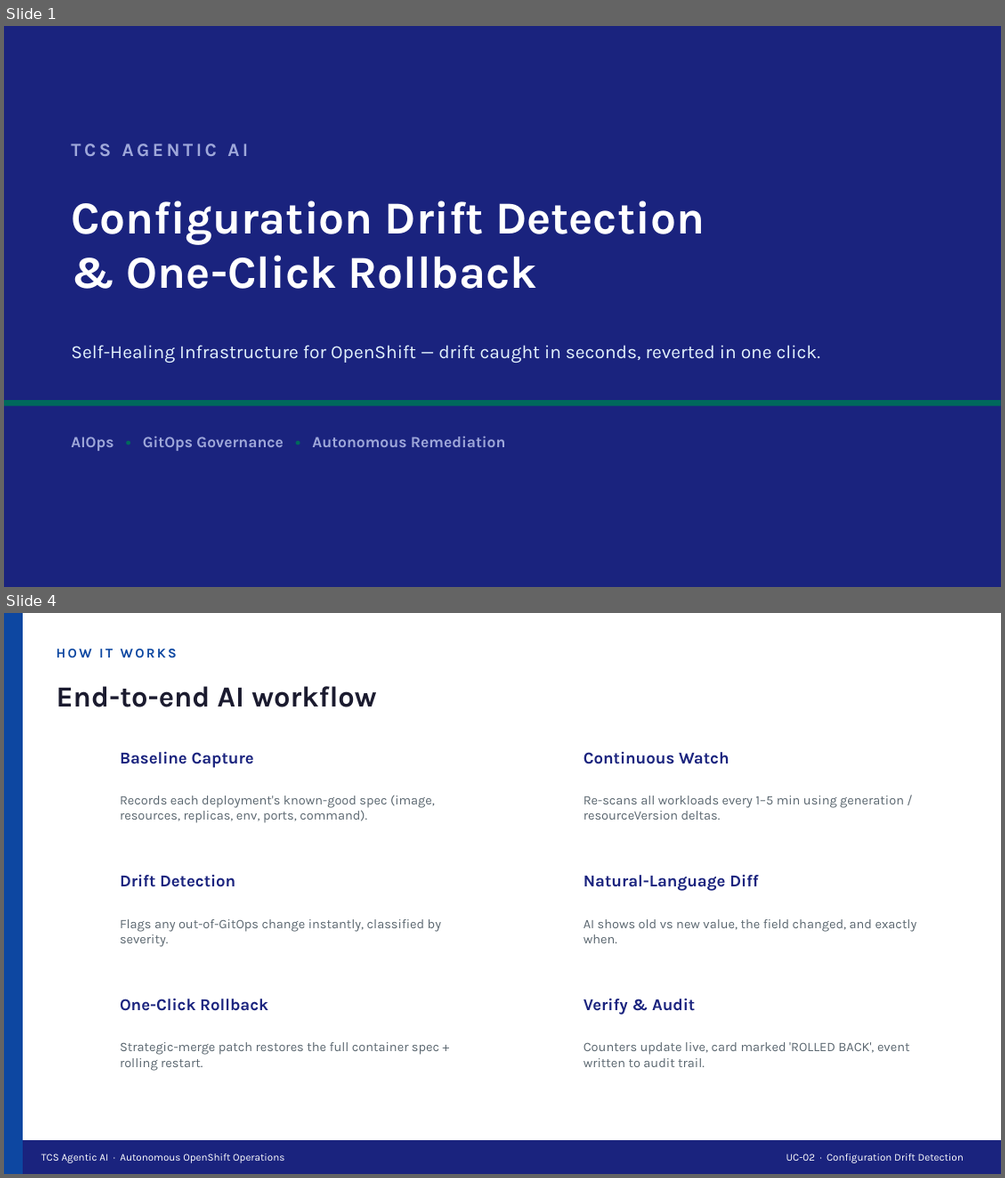
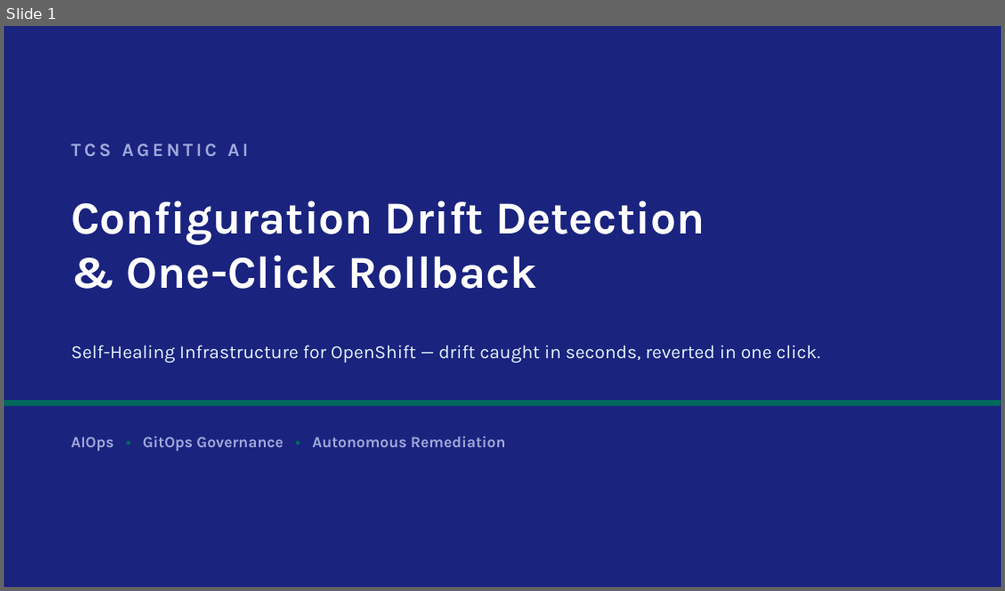
Before and after one commit to cskaruppu/Openshift-mcp-server, a slide deck: TCS_Drift_Detection_UseCase.pptx. Shown one above the other, each under a label of ours: slides 1 and 4 before the commit, slide 1 after it; the slides between them are not shown. The pictures are 1005x1178 and 1005x591 pixels, drawn with LibreOffice and Linux fonts; fonts in the diff are those of the drawing. Boxes give left, top, right and bottom in pixels: in the first picture for what was removed or moved away, otherwise in the second. Text is boxed around its words. In the diff, an @@ line names an element or a change of style, - is before the commit and + after.

```diff
--- a/TCS_Drift_Detection_UseCase.pptx
+++ b/TCS_Drift_Detection_UseCase.pptx
@@ slide 4 removed at (4, 613, 1001, 1174), background #FFFFFF @@
@@ rectangle removed at (4, 613, 23, 1174) @@
@@ text removed at (57, 649, 177, 657) @@
-HOW IT WORKS
@@ text removed at (57, 686, 376, 707) @@
-End-to-end AI workflow
@@ oval removed at (48, 744, 101, 796) @@
@@ oval removed at (512, 744, 565, 796) @@
@@ text removed at (120, 752, 254, 768) @@
-Baseline Capture
@@ text removed at (583, 752, 729, 764) @@
-Continuous Watch
@@ text removed at (120, 795, 435, 823) @@
-Records each deployment's known-good spec (image, resources, replicas, env, ports, command).
@@ text removed at (583, 795, 904, 819) @@
-Re-scans all workloads every 1–5 min using generation / resourceVersion deltas.
@@ oval removed at (48, 868, 101, 919) @@
@@ text removed at (120, 875, 235, 887) @@
-Drift Detection
@@ oval removed at (512, 868, 565, 919) @@
@@ text removed at (583, 875, 759, 891) @@
-Natural-Language Diff
@@ text removed at (120, 919, 441, 947) @@
-Flags any out-of-GitOps change instantly, classified by severity.
@@ text removed at (583, 919, 917, 943) @@
-AI shows old vs new value, the field changed, and exactly when.
@@ oval removed at (48, 990, 101, 1043) @@
@@ text removed at (120, 997, 268, 1011) @@
-One-Click Rollback
@@ oval removed at (512, 990, 565, 1043) @@
@@ text removed at (583, 998, 695, 1014) @@
-Verify & Audit
@@ text removed at (120, 1042, 439, 1070) @@
-Strategic-merge patch restores the full container spec + rolling restart.
@@ text removed at (583, 1042, 910, 1067) @@
-Counters update live, card marked 'ROLLED BACK', event written to audit trail.
@@ rectangle removed at (4, 1140, 1001, 1174) @@
@@ text removed at (41, 1153, 284, 1163) @@
-TCS Agentic AI · Autonomous OpenShift Operations
@@ text removed at (786, 1153, 963, 1163) @@
-UC-02 · Configuration Drift Detection
```
Also in this commit, not shown: 5 slides changed, 2 slides added.
